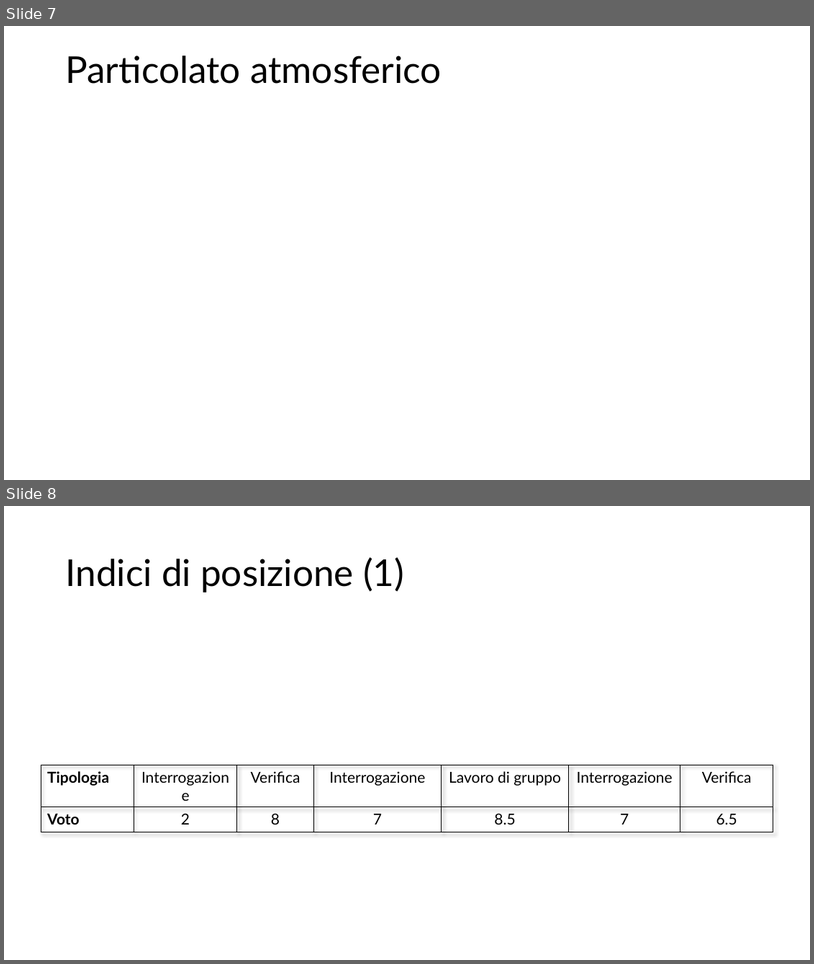
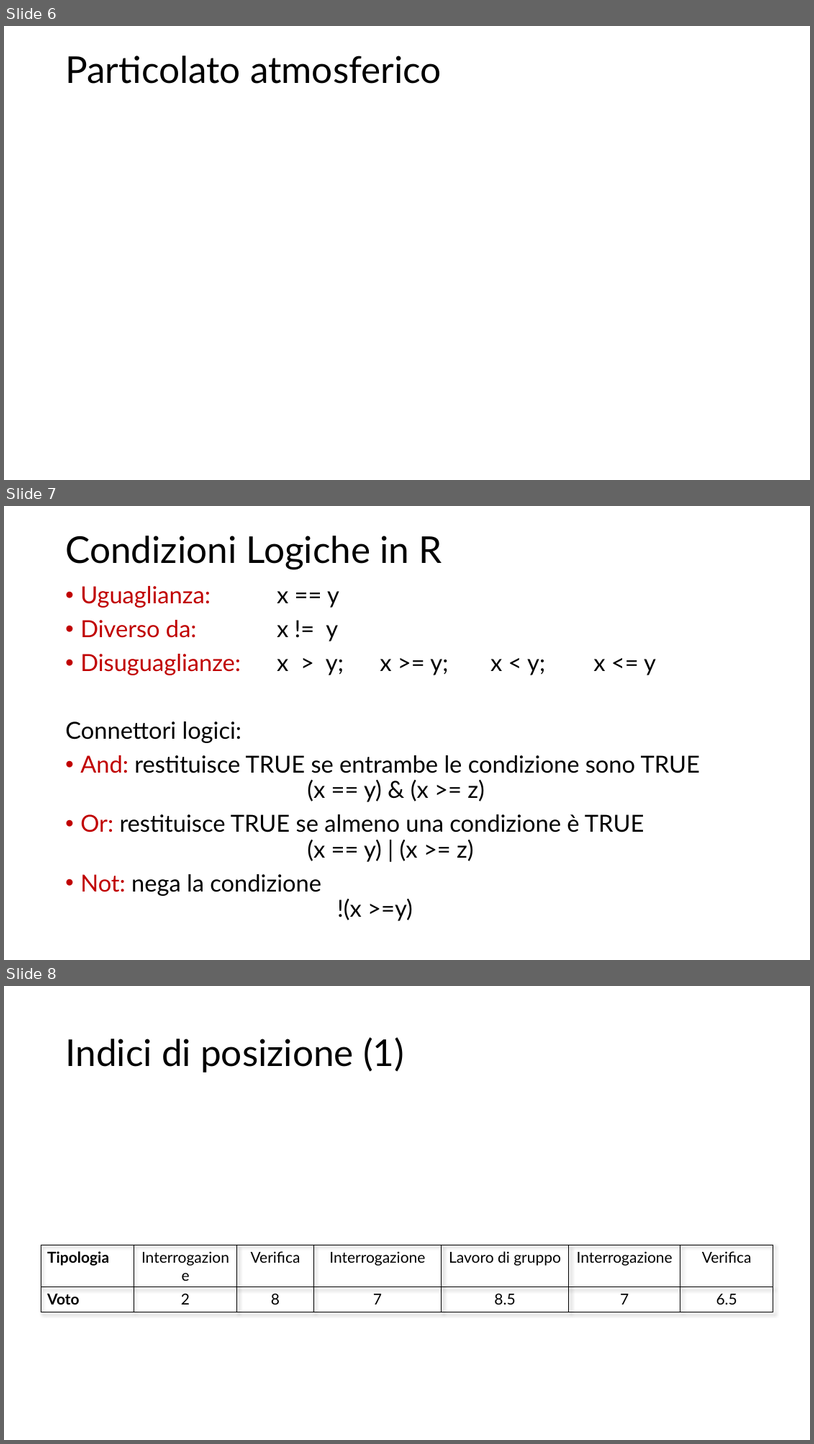
Before and after one commit to rborgoni/B.STAT.5, a slide deck: IntroR/BSTAT5 - IntroR - 1.pptx. Shown one above the other, each under a label of ours: slides 7 and 8 before the commit, slides 6, 7 and 8 after it. The pictures are 814x964 and 814x1444 pixels, drawn with LibreOffice and Linux fonts; fonts in the diff are those of the drawing; grey boxes stand for pictures. Boxes give left, top, right and bottom in pixels: in the first picture for what was removed or moved away, otherwise in the second. Text is boxed around its words. In the diff, an @@ line names an element or a change of style, - is before the commit and + after.

```diff
--- a/IntroR/BSTAT5 - IntroR - 1.pptx
+++ b/IntroR/BSTAT5 - IntroR - 1.pptx
@@ slide 7 added at (4, 506, 810, 960), background #FFFFFF @@
@@ title added at (65, 536, 442, 570), 44 pt, text #000000 @@
+Condizioni Logiche in R
@@ text added at (65, 586, 700, 921), 28 pt, text #000000 @@
+• Uguaglianza: x == y
+• Diverso da: x != y
+• Disuguaglianze: x > y; x >= y; x < y; x <= y
+Connettori logici:
+• And: restituisce TRUE se entrambe le condizione sono TRUE
+  (x == y) & (x >= z)
+• Or: restituisce TRUE se almeno una condizione è TRUE
+  (x == y) | (x >= z)
+• Not: nega la condizione
+  !(x >=y)
@@ what was slide 7 is now slide 6 @@
```
Also in this commit, not shown: 1 slide changed, 1 slide removed, 6 other files.
